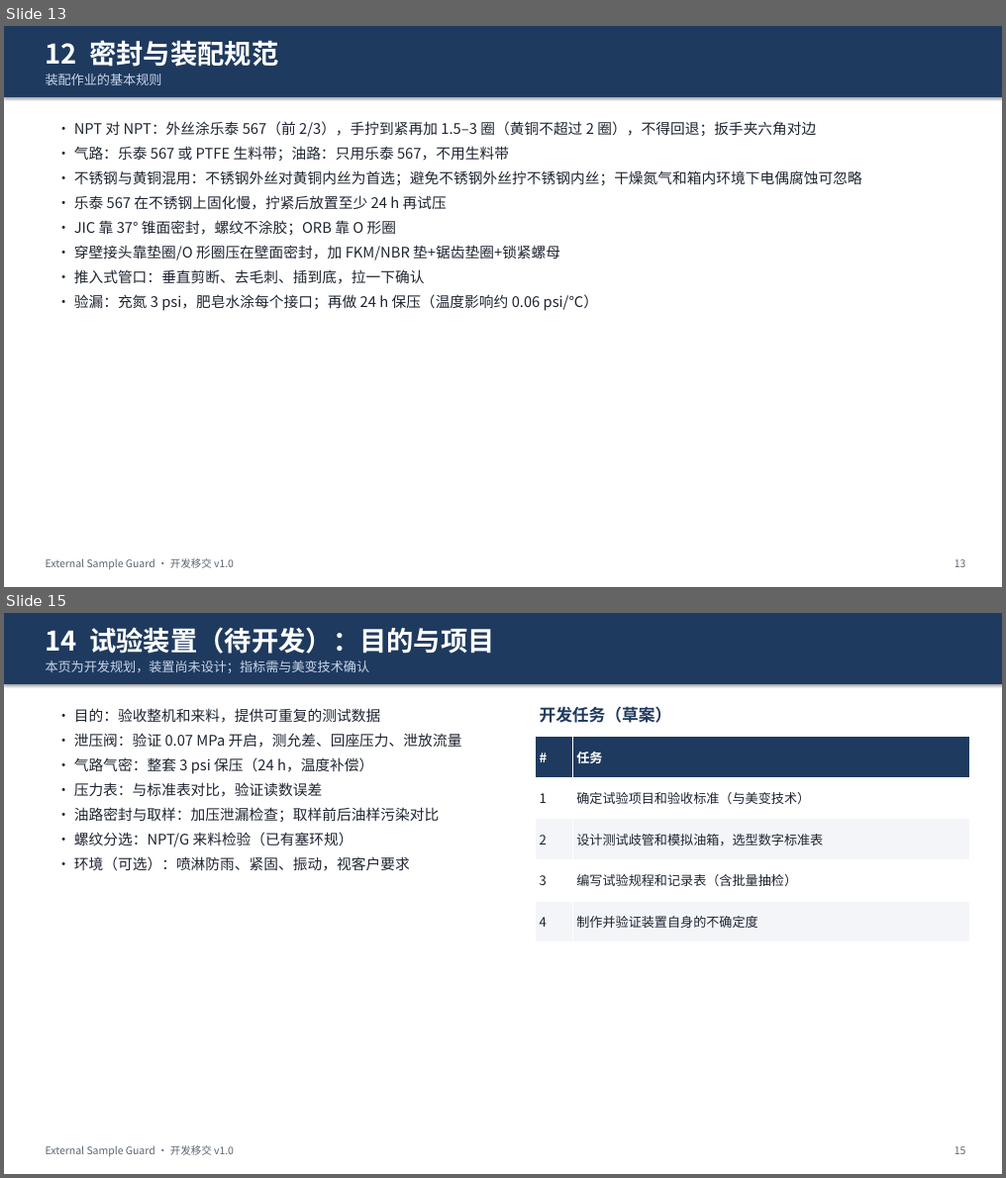
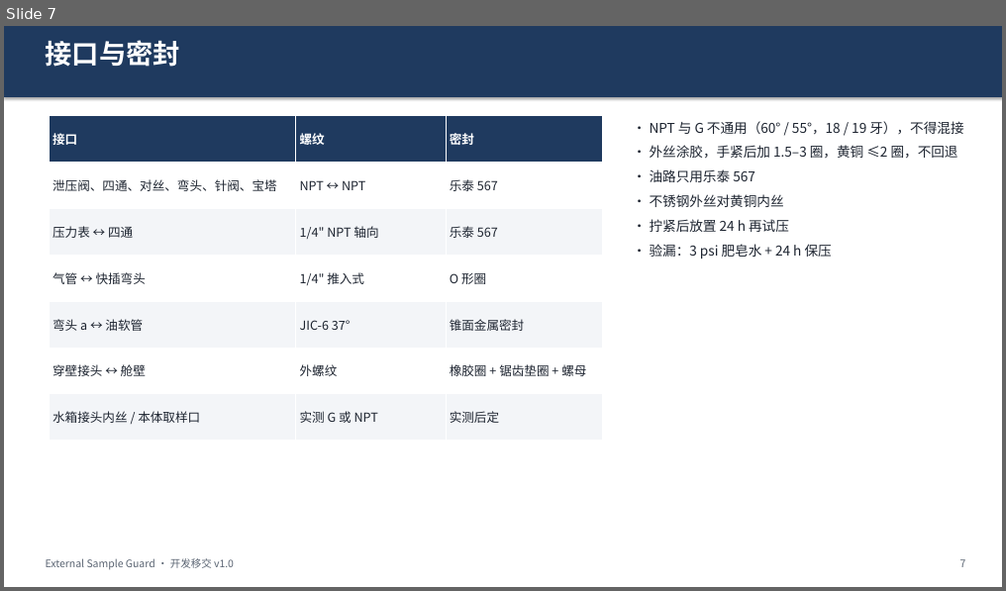
Before and after one commit to keenkid2010/claude_v1, a slide deck: sample_guard/Sample_Guard_开发移交.pptx. Shown one above the other, each under a label of ours: slides 13 and 15 before the commit, slide 7 after it; the slides between them are not shown. The pictures are 1006x1178 and 1006x591 pixels, drawn with LibreOffice and Linux fonts; fonts in the diff are those of the drawing. Boxes give left, top, right and bottom in pixels: in the first picture for what was removed or moved away, otherwise in the second. Text is boxed around its words. In the diff, an @@ line names an element or a change of style, - is before the commit and + after.

```diff
--- a/sample_guard/Sample_Guard_开发移交.pptx
+++ b/sample_guard/Sample_Guard_开发移交.pptx
@@ slide 15 removed at (x1=4, y1=613, x2=1002, y2=1174), background #FFFFFF @@
@@ rectangle removed at (x1=4, y1=613, x2=1002, y2=684) @@
@@ text removed at (x1=46, y1=627, x2=495, y2=654) @@
-14 试验装置（待开发）：目的与项目
@@ text removed at (x1=46, y1=661, x2=370, y2=673) @@
-本页为开发规划，装置尚未设计；指标需与美变技术确认
@@ text removed at (x1=74, y1=708, x2=462, y2=871) @@
-• 目的：验收整机和来料，提供可重复的测试数据
-• 泄压阀：验证 0.07 MPa 开启，测允差、回座压力、泄放流量
-• 气路气密：整套 3 psi 保压（24 h，温度补偿）
-• 压力表：与标准表对比，验证读数误差
-• 油路密封与取样：加压泄漏检查；取样前后油样污染对比
-• 螺纹分选：NPT/G 来料检验（已有塞环规）
-• 环境（可选）：喷淋防雨、紧固、振动，视客户要求
@@ text removed at (x1=540, y1=706, x2=672, y2=723) @@
-开发任务（草案）
@@ table removed at (x1=536, y1=737, x2=969, y2=943), 5 rows, 2 columns @@
-# | 任务
-1 | 确定试验项目和验收标准（与美变技术）
-2 | 设计测试歧管和模拟油箱，选型数字标准表
-3 | 编写试验规程和记录表（含批量抽检）
-4 | 制作并验证装置自身的不确定度
@@ text removed at (x1=46, y1=1146, x2=234, y2=1157) @@
-External Sample Guard · 开发移交 v1.0
@@ text removed at (x1=954, y1=1147, x2=966, y2=1155) @@
-15
@@ what was slide 13 is now slide 7 @@
@@ slide 7 changed as well @@
@@ text at (x1=46, y1=40, x2=181, y2=67): text changed @@
-12 密封与装配规范
+接口与密封
@@ text removed at (x1=46, y1=74, x2=162, y2=85) @@
-装配作业的基本规则
@@ table added at (x1=49, y1=116, x2=603, y2=441), 7 rows, 3 columns @@
+接口 | 螺纹 | 密封
+泄压阀、四通、对丝、弯头、针阀、宝塔 | NPT ↔ NPT | 乐泰 567
+压力表 ↔ 四通 | 1/4" NPT 轴向 | 乐泰 567
+气管 ↔ 快插弯头 | 1/4" 推入式 | O 形圈
+弯头 a ↔ 油软管 | JIC-6 37° | 锥面金属密封
+穿壁接头 ↔ 舱壁 | 外螺纹 | 橡胶圈 + 锯齿垫圈 + 螺母
+水箱接头内丝 / 本体取样口 | 实测 G 或 NPT | 实测后定
@@ text removed at (x1=74, y1=121, x2=862, y2=311) @@
-• NPT 对 NPT：外丝涂乐泰 567（前 2/3），手拧到紧再加 1.5–3 圈（黄铜不超过 2 圈），不得回退；扳手夹六角对边
-• 气路：乐泰 567 或 PTFE 生料带；油路：只用乐泰 567，不用生料带
-• 不锈钢与黄铜混用：不锈钢外丝对黄铜内丝为首选；避免不锈钢外丝拧不锈钢内丝；干燥氮气和箱内环境下电偶腐蚀可忽略
-• 乐泰 567 在不锈钢上固化慢，拧紧后放置至少 24 h 再试压
-• JIC 靠 37° 锥面密封，螺纹不涂胶；ORB 靠 O 形圈
-• 穿壁接头靠垫圈/O 形圈压在壁面密封，加 FKM/NBR 垫+锯齿垫圈+锁紧螺母
-• 推入式管口：垂直剪断、去毛刺、插到底，拉一下确认
-• 验漏：充氮 3 psi，肥皂水涂每个接口；再做 24 h 保压（温度影响约 0.06 psi/℃）
@@ text added at (x1=649, y1=121, x2=963, y2=259), 13 pt, text #1D2430 @@
+• NPT 与 G 不通用（60° / 55°，18 / 19 牙），不得混接
+• 外丝涂胶，手紧后加 1.5–3 圈，黄铜 ≤2 圈，不回退
+• 油路只用乐泰 567
+• 不锈钢外丝对黄铜内丝
+• 拧紧后放置 24 h 再试压
+• 验漏：3 psi 肥皂水 + 24 h 保压
@@ text at (x1=960, y1=560, x2=966, y2=568): text changed @@
-13
+7
```
Also in this commit, not shown: 9 other slides changed, 9 other slides removed, 6 other files.
